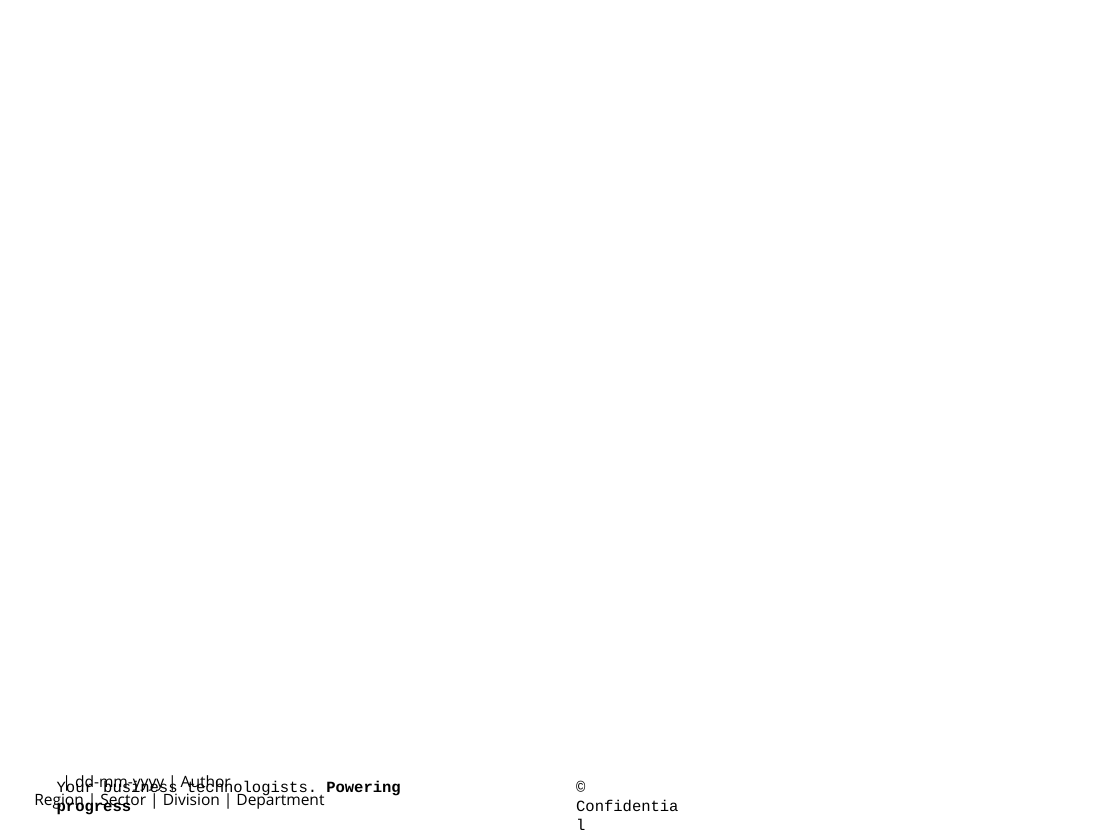
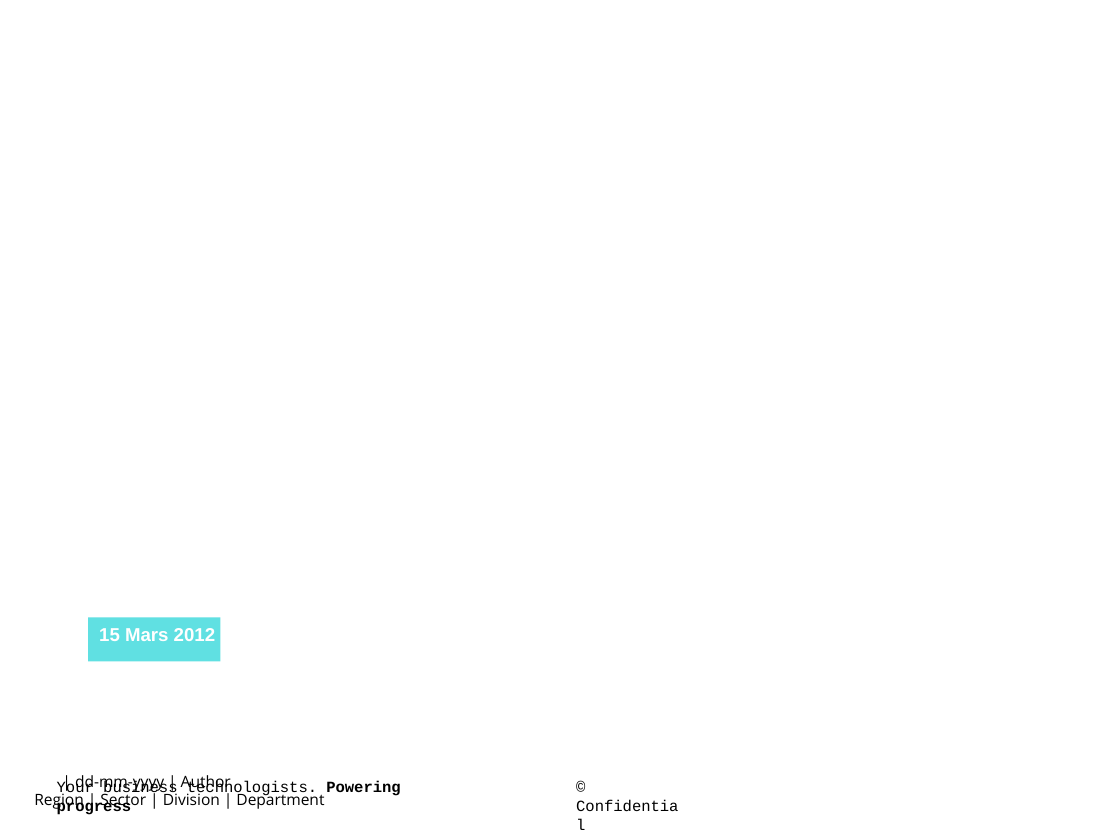
Before and after one commit to lbayle/codev, a slide deck: slide 1 of doc/Presentation/CodevTT_5a7_20120315.odp. Drawn at 1120x840 pixels with LibreOffice and Linux fonts; fonts in the diff are those of the drawing; background and template pictures are left out. Boxes give left, top, right and bottom in pixels: in the first picture for what was removed or moved away, otherwise in the second. Text is boxed around its words. In the diff, an @@ line names an element or a change of style, - is before the commit and + after.

```diff
--- a/doc/Presentation/CodevTT_5a7_20120315.odp
+++ b/doc/Presentation/CodevTT_5a7_20120315.odp
@@ rectangle added at box(88, 617, 221, 661), fill #60E0E2 @@
@@ text added at box(99, 628, 215, 641), 12 pt, text #FFFFFF, bold @@
+15 Mars 2012
```
Also in this commit, not shown: 5 other slides changed, 1 slide added, 1 other file.
